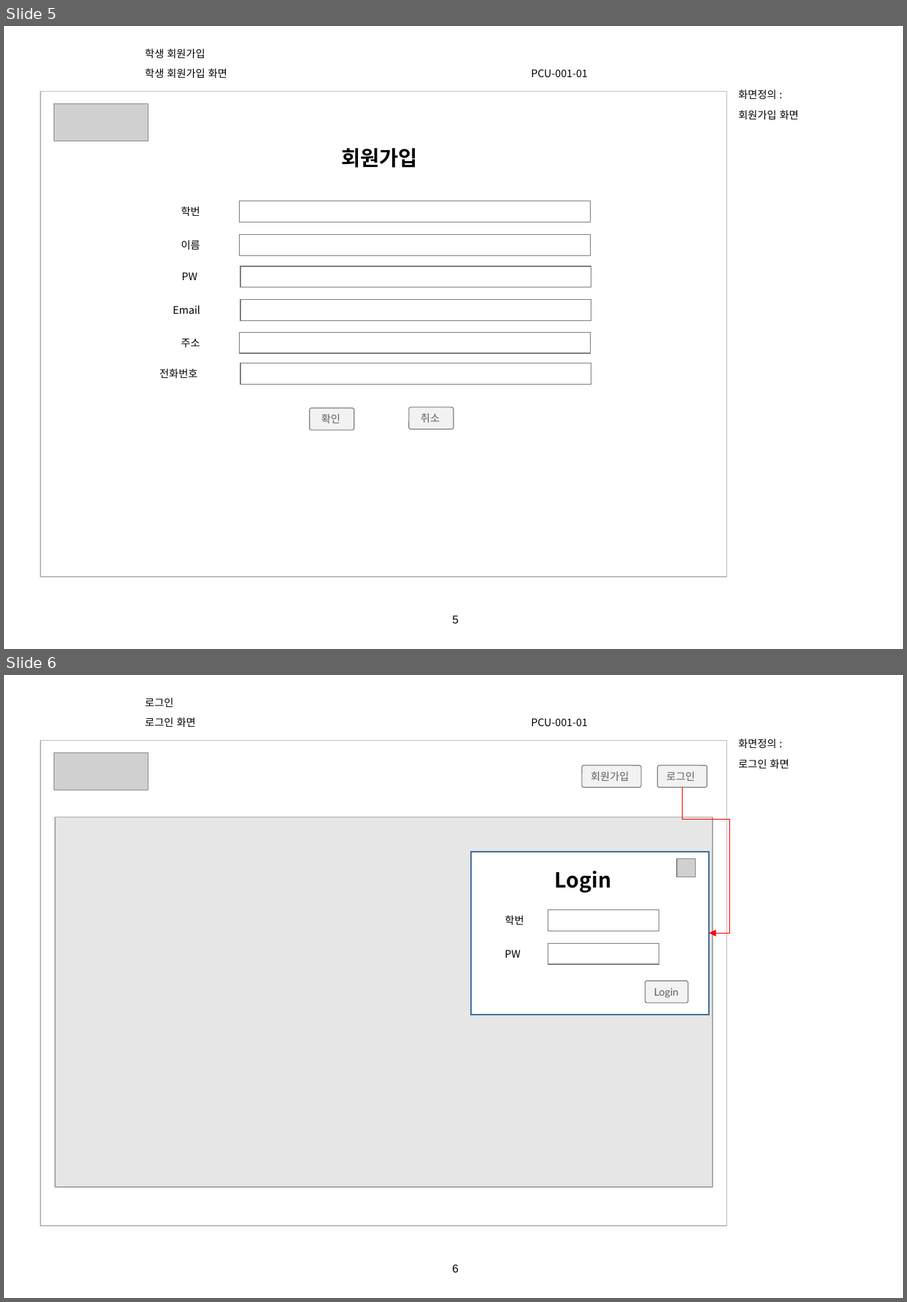
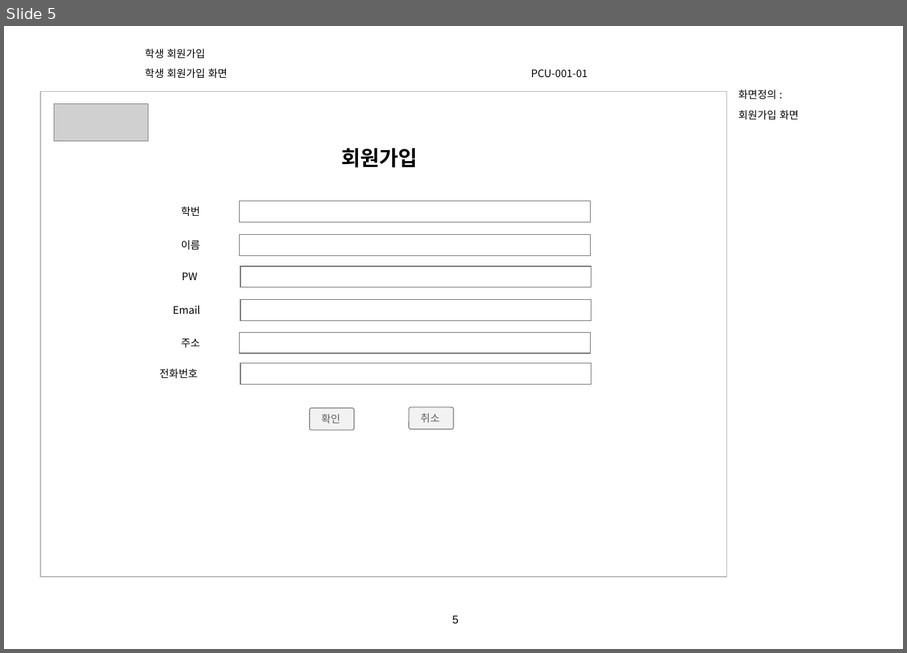
Before and after one commit to lgt9875/Idino-Project, a slide deck: DS02_화면설계서_v1.0.pptx. Shown one above the other, each under a label of ours: slides 5 and 6 before the commit, slide 5 after it. The pictures are 907x1302 and 907x653 pixels, drawn with LibreOffice and Linux fonts; fonts in the diff are those of the drawing; grey boxes stand for pictures; background and template pictures are left out. Boxes give left, top, right and bottom in pixels: in the first picture for what was removed or moved away, otherwise in the second. Text is boxed around its words. In the diff, an @@ line names an element or a change of style, - is before the commit and + after.

```diff
--- a/DS02_화면설계서_v1.0.pptx
+++ b/DS02_화면설계서_v1.0.pptx
@@ slide 6 removed at <box>4,675,903,1298</box>, background #FFFFFF; not listed: 1 template element that a slide beside it also shows @@
@@ text removed at <box>145,698,173,707</box> @@
-로그인
@@ text removed at <box>145,717,196,727</box> @@
-로그인 화면
@@ text removed at <box>531,718,587,726</box> @@
-PCU-001-01
@@ text removed at <box>738,739,789,768</box> @@
-화면정의 :
-로그인 화면
@@ rectangle removed at <box>40,741,727,1225</box> @@
@@ picture removed at <box>54,753,149,790</box> @@
@@ rounded rectangle removed at <box>582,766,641,787</box> @@
-회원가입
@@ rounded rectangle removed at <box>658,766,708,787</box> @@
-로그인
@@ elbow arrow removed from (682, 787) to (710, 933) @@
@@ rectangle removed at <box>54,817,712,1187</box> @@
@@ rectangle removed at <box>471,852,710,1014</box> @@
@@ text removed at <box>555,871,612,893</box> @@
-Login
@@ picture removed at <box>678,858,696,876</box> @@
@@ text removed at <box>505,915,524,925</box> @@
-학번
@@ rectangle removed at <box>549,910,660,931</box> @@
@@ text removed at <box>505,949,520,958</box> @@
-PW
@@ rectangle removed at <box>549,943,660,964</box> @@
@@ rounded rectangle removed at <box>646,981,689,1002</box> @@
-Login
```
Also in this commit, not shown: 2 slides changed, 2 slides added, 26 other files.
